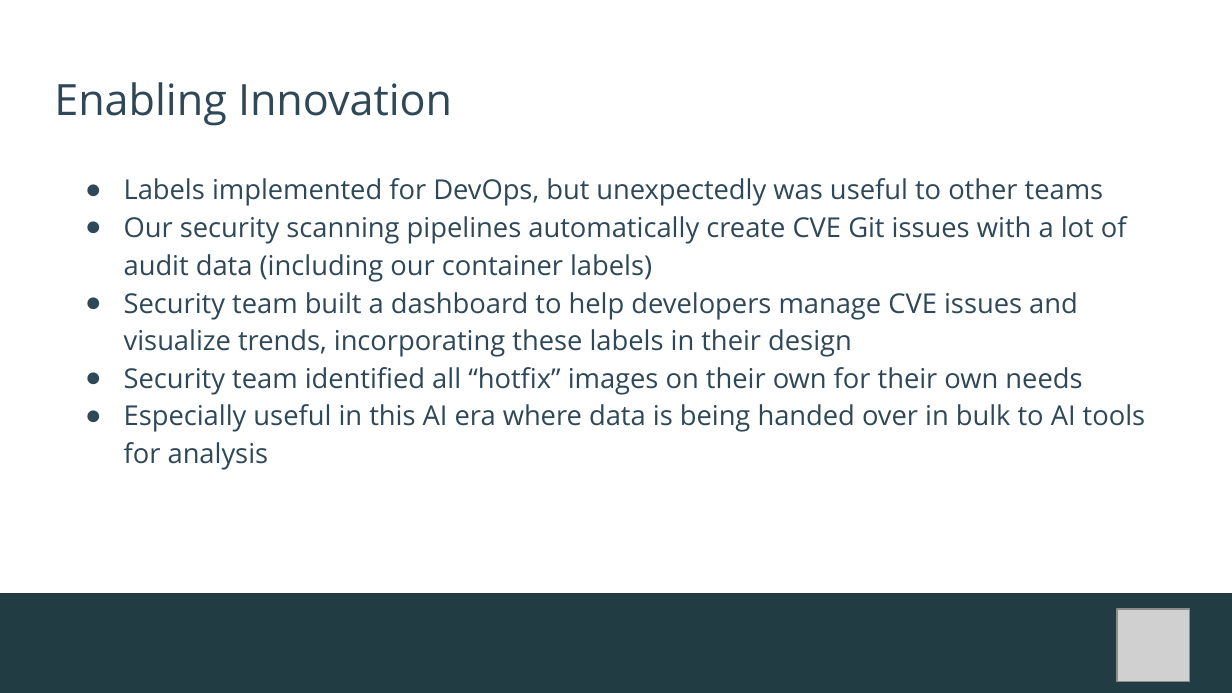
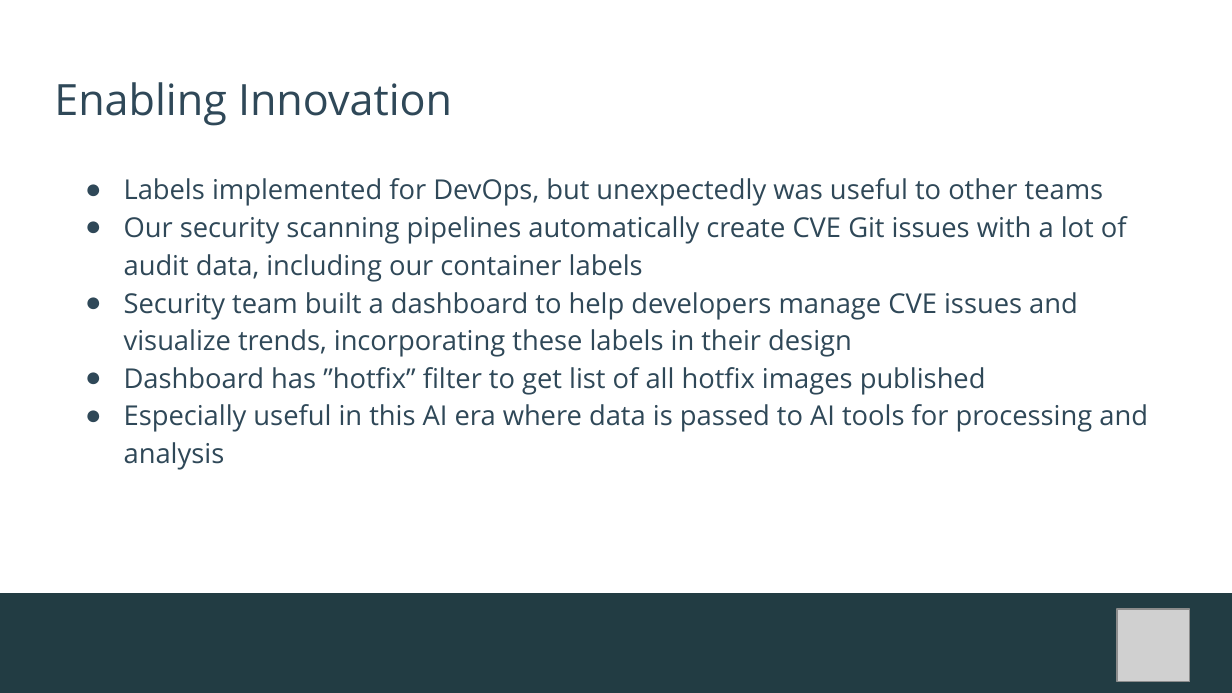
Before and after one commit to socheatsou/presentations, a slide deck: slide 6 of open-source-summit-na-2026/Artifacts-Metadata-OSS-NA26.pptx. Drawn at 1232x693 pixels with LibreOffice and Linux fonts; fonts in the diff are those of the drawing; grey boxes stand for pictures; background and template pictures are left out. Boxes give left, top, right and bottom in pixels: in the first picture for what was removed or moved away, otherwise in the second. Text is boxed around its words. In the diff, an @@ line names an element or a change of style, - is before the commit and + after.

```diff
--- a/open-source-summit-na-2026/Artifacts-Metadata-OSS-NA26.pptx
+++ b/open-source-summit-na-2026/Artifacts-Metadata-OSS-NA26.pptx
@@ text at <box>124,216,1127,282</box>: text changed @@
-● Our security scanning pipelines automatically create CVE Git issues with a lot of audit data (including our container labels)
+● Our security scanning pipelines automatically create CVE Git issues with a lot of audit data, including our container labels
@@ text at <box>124,367,1148,470</box>: text changed @@
-● Security team identified all “hotfix” images on their own for their own needs
-● Especially useful in this AI era where data is being handed over in bulk to AI tools for analysis
+● Dashboard has ”hotfix” filter to get list of all hotfix images published
+● Especially useful in this AI era where data is passed to AI tools for processing and analysis
```
Also in this commit, not shown: 4 other slides changed.
